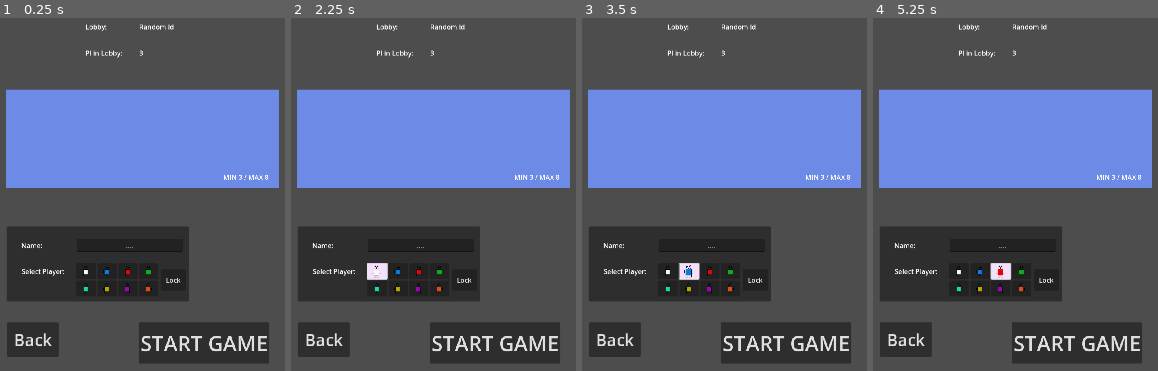
Above: before the commit, frames 1-4 (left to right).
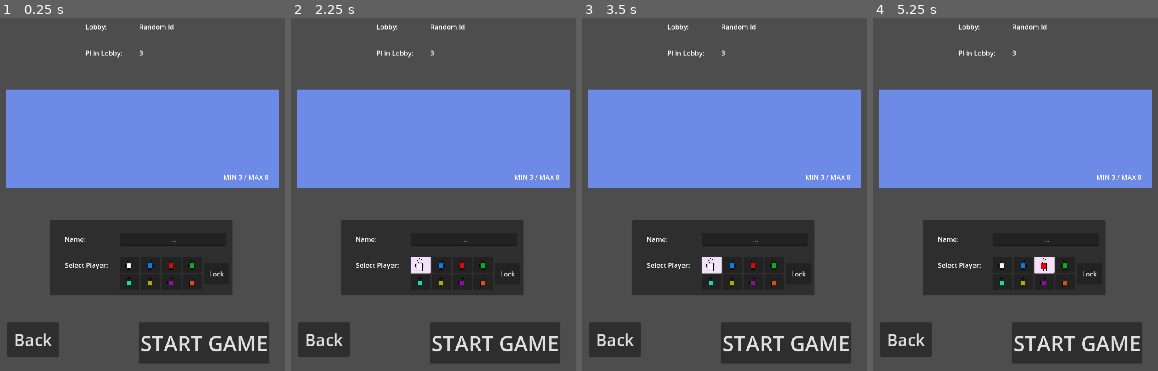
Above: after the commit, the same moments.

Repository: MVour-bz/board2D
Game: Godot game, scene res://scenes/lobby.tscn
Two runs of this game, one before a commit and one after it. Both use one fixed random seed, a clock stepped at 60 frames per second and the inputs below. This scene is started directly instead of the project's main scene.
Inputs (mouse positions are in pixels of both pictures, inside the frame that each line leads up to; where the layout moved, square brackets give the same spot in the first picture):
- Up to frame 1 (0.25 s): no input
- Up to frame 2 (2.25 s): click "START GAME" at 0.5 s; click "START GAME" at 1.25 s; click (419, 265) [376, 272] at 2 s
- Up to frame 3 (3.5 s): click (690, 272) at 2.77 s
- Up to frame 4 (5.25 s): click (1024, 265) at 3.52 s; click (1001, 272) at 4.27 s; click (1044, 265) at 5.02 s

The runs differ from the first frame. In frame 1, 8.7% of the frame differs, in the area x 2-82%, y 57-81%; in frame 2, 9.2%; in frame 3, 9.2%; in frame 4, 9.3%.

Commit message:
visuall update

Diff:
--- a/scenes/lobby.tscn
+++ b/scenes/lobby.tscn
@@ -43,7 +43,7 @@
 text = "3"
 
 [node name="CreatePlayer" parent="." instance=ExtResource("1_4nsor")]
-position = Vector2(568, 570)
+position = Vector2(672, 555)
 
 [node name="LobbyPanel" type="Panel" parent="."]
 offset_left = 567.0
--- a/scenes/main.tscn
+++ b/scenes/main.tscn
@@ -210,7 +210,6 @@
 metadata/_edit_use_anchors_ = true
 
 [node name="TileMapLayer" type="TileMapLayer" parent="CanvasLayer"]
-visible = false
 
 [node name="SideMenu" parent="CanvasLayer" instance=ExtResource("5_snh2g")]
 visible = false
--- a/scenes/play_scene.tscn
+++ b/scenes/play_scene.tscn
@@ -1,7 +1,66 @@
-[gd_scene load_steps=3 format=3 uid="uid://buama3fol0eb6"]
+[gd_scene load_steps=11 format=3 uid="uid://buama3fol0eb6"]
 
 [ext_resource type="PackedScene" uid="uid://d3ev876e5fbof" path="res://scenes/health_board.tscn" id="1_2f02m"]
 [ext_resource type="Script" path="res://scripts/play_scene.gd" id="1_uvvkh"]
+[ext_resource type="Texture2D" uid="uid://7c2bc3a67fv7" path="res://assets/mix_bf_op.png" id="3_8w2fw"]
+
+[sub_resource type="AtlasTexture" id="AtlasTexture_bqq6g"]
+atlas = ExtResource("3_8w2fw")
+region = Rect2(0, 0, 38, 38)
+
+[sub_resource type="AtlasTexture" id="AtlasTexture_bs1hb"]
+atlas = ExtResource("3_8w2fw")
+region = Rect2(38, 0, 38, 38)
+
+[sub_resource type="AtlasTexture" id="AtlasTexture_y0i5t"]
+atlas = ExtResource("3_8w2fw")
+region = Rect2(0, 38, 38, 38)
+
+[sub_resource type="AtlasTexture" id="AtlasTexture_rpdox"]
+atlas = ExtResource("3_8w2fw")
+region = Rect2(38, 38, 38, 38)
+
+[sub_resource type="AtlasTexture" id="AtlasTexture_3hvic"]
+atlas = ExtResource("3_8w2fw")
+region = Rect2(0, 76, 38, 38)
+
+[sub_resource type="SpriteFrames" id="SpriteFrames_dv3dq"]
+animations = [{
+"frames": [{
+"duration": 1.0,
+"texture": SubResource("AtlasTexture_bqq6g")
+}, {
+"duration": 1.0,
+"texture": SubResource("AtlasTexture_bs1hb")
+}, {
+"duration": 1.0,
+"texture": SubResource("AtlasTexture_y0i5t")
+}, {
+"duration": 1.0,
+"texture": SubResource("AtlasTexture_rpdox")
+}, {
+"duration": 1.0,
+"texture": SubResource("AtlasTexture_3hvic")
+}, {
+"duration": 1.0,
+"texture": SubResource("AtlasTexture_rpdox")
+}, {
+"duration": 1.0,
+"texture": SubResource("AtlasTexture_y0i5t")
+}, {
+"duration": 1.0,
+"texture": SubResource("AtlasTexture_bs1hb")
+}],
+"loop": true,
+"name": &"default",
+"speed": 5.0
+}]
+
+[sub_resource type="StyleBoxFlat" id="StyleBoxFlat_myibe"]
+bg_color = Color(0.6, 0.6, 0.6, 0)
+border_width_bottom = 10
+border_color = Color(0.792516, 0.223814, 0.452169, 1)
+border_blend = true
 
 [node name="PlayScene" type="Node2D"]
 script = ExtResource("1_uvvkh")
@@ -45,3 +104,68 @@
 grow_vertical = 2
 horizontal_alignment = 1
 vertical_alignment = 1
+
+[node name="PlayerHud" type="Panel" parent="."]
+custom_minimum_size = Vector2(50, 50)
+offset_left = 361.0
+offset_top = 733.0
+offset_right = 1528.0
+offset_bottom = 990.0
+
+[node name="Panel" type="AnimatedSprite2D" parent="PlayerHud"]
+position = Vector2(136.875, 130.375)
+scale = Vector2(5.26974, 5.55921)
+sprite_frames = SubResource("SpriteFrames_dv3dq")
+autoplay = "default"
+frame_progress = 0.404009
+
+[node name="VBoxContainer" type="VBoxContainer" parent="PlayerHud"]
+clip_contents = true
+layout_mode = 1
+anchors_preset = -1
+anchor_left = 0.239075
+anchor_top = 0.0622568
+anchor_right = 0.718081
+anchor_bottom = 1.11284
+metadata/_edit_use_anchors_ = true
+
+[node name="PlayerName" type="Label" parent="PlayerHud/VBoxContainer"]
+layout_mode = 2
+theme_override_styles/normal = SubResource("StyleBoxFlat_myibe")
+text = "Name"
+
+[node name="PlayerScpecies" type="Label" parent="PlayerHud/VBoxContainer"]
+layout_mode = 2
+theme_override_colors/font_color = Color(0.690196, 0, 0, 1)
+theme_override_styles/normal = SubResource("StyleBoxFlat_myibe")
+text = "Vampire"
+
+[node name="PlayerGoalLabel" type="Label" parent="PlayerHud/VBoxContainer"]
+layout_mode = 2
+theme_override_colors/font_color = Color(0.690196, 0, 0, 1)
+theme_override_styles/normal = SubResource("StyleBoxFlat_myibe")
+text = "Goal
+"
+
+[node name="PlayerGoal" type="Label" parent="PlayerHud/VBoxContainer"]
+layout_mode = 2
+theme_override_colors/font_color = Color(0.690196, 0, 0, 1)
+theme_override_styles/normal = SubResource("StyleBoxFlat_myibe")
+text = "Goal
+"
+
+[node name="PlayerAbilityLabel" type="Label" parent="PlayerHud/VBoxContainer"]
+layout_mode = 2
+theme_override_colors/font_color = Color(0.690196, 0, 0, 1)
+theme_override_styles/normal = SubResource("StyleBoxFlat_myibe")
+text = "Ability
+"
+
+[node name="PlayerAbility" type="Label" parent="PlayerHud/VBoxContainer"]
+layout_mode = 2
+theme_override_colors/font_color = Color(0.690196, 0, 0, 1)
+theme_override_styles/normal = SubResource("StyleBoxFlat_myibe")
+text = "Moisdbjhsd Hkjsdhre HJlkjiudsf huayewer hkcuhslkd bhrsjdn vbwuyegfwj sdkuhsd ushd hgiuasdyjk  vagudowie biwocijwbelkjds hbwiuhf.
+"
+autowrap_mode = 3
+justification_flags = 43
--- a/scenes/question_mark_sprite.tscn
+++ b/scenes/question_mark_sprite.tscn
@@ -1,16 +1,20 @@
-[gd_scene load_steps=14 format=3 uid="uid://bju0vyee4sfvs"]
+[gd_scene load_steps=15 format=3 uid="uid://bju0vyee4sfvs"]
 
 [ext_resource type="Texture2D" uid="uid://c6vg4oagcsokc" path="res://assets/question_mark.png" id="1_krj8b"]
 [ext_resource type="Script" path="res://scripts/question_mark_sprite.gd" id="2_u2x53"]
 [ext_resource type="Texture2D" uid="uid://bitj45m11pwdn" path="res://assets/green.png" id="3_tp5kw"]
 
 [sub_resource type="StyleBoxFlat" id="StyleBoxFlat_scj14"]
+content_margin_left = 30.0
+content_margin_top = 30.0
+content_margin_right = 30.0
+content_margin_bottom = 30.0
 bg_color = Color(0.6, 0.603922, 0.576471, 0)
 border_width_left = 5
 border_width_top = 5
 border_width_right = 5
 border_width_bottom = 5
-border_color = Color(0.8, 0.8, 0.8, 0)
+border_color = Color(0.909804, 0.25098, 0.607843, 0.815686)
 border_blend = true
 
 [sub_resource type="StyleBoxFlat" id="StyleBoxFlat_s48je"]
@@ -74,12 +78,20 @@
 "RESET": SubResource("Animation_1kctv")
 }
 
+[sub_resource type="SceneReplicationConfig" id="SceneReplicationConfig_y6qnv"]
+properties/0/path = NodePath("Panel/QMark/AnimationPlayer:current_animation")
+properties/0/spawn = true
+properties/0/replication_mode = 1
+properties/1/path = NodePath("Panel/QMark:texture_repeat")
+properties/1/spawn = true
+properties/1/replication_mode = 1
+
 [node name="QuestionMarkSprite" type="VBoxContainer"]
 clip_contents = true
 layout_direction = 1
 offset_top = 1.0
-offset_right = 143.0
-offset_bottom = 142.0
+offset_right = 286.0
+offset_bottom = 255.0
 size_flags_horizontal = 3
 size_flags_vertical = 3
 script = ExtResource("2_u2x53")
@@ -104,6 +116,8 @@
 anchors_preset = 15
 anchor_right = 1.0
 anchor_bottom = 1.0
+offset_left = -1.0
+offset_right = -1.0
 offset_bottom = -1.0
 grow_horizontal = 2
 grow_vertical = 2
@@ -114,15 +128,16 @@
 vertical_alignment = 1
 
 [node name="AvatarTxt" type="TextureRect" parent="Panel"]
+visible = false
 layout_mode = 1
 anchors_preset = -1
 anchor_top = 0.214
 anchor_right = 1.0
 anchor_bottom = 1.0
-offset_left = 7.0
-offset_top = -5.174
-offset_right = -3.0
-offset_bottom = 1.0
+offset_left = 35.0
+offset_top = 0.644001
+offset_right = -35.0
+offset_bottom = -10.0
 grow_horizontal = 2
 grow_vertical = 2
 size_flags_vertical = 3
@@ -131,15 +146,15 @@
 stretch_mode = 5
 
 [node name="QMark" type="TextureRect" parent="Panel"]
-visible = false
 layout_mode = 1
 anchors_preset = -1
 anchor_top = 0.19
 anchor_right = 1.0
 anchor_bottom = 0.913
-offset_top = 0.0599976
-offset_right = 1.0
-offset_bottom = -0.0380096
+offset_left = 12.0
+offset_top = 3.74
+offset_right = -11.0
+offset_bottom = 9.09801
 grow_horizontal = 2
 grow_vertical = 2
 size_flags_vertical = 3
@@ -151,3 +166,6 @@
 "": SubResource("AnimationLibrary_p3rvk")
 }
 autoplay = "QMark"
+
+[node name="MultiplayerSynchronizer" type="MultiplayerSynchronizer" parent="."]
+replication_config = SubResource("SceneReplicationConfig_y6qnv")
--- a/scripts/create_player.gd
+++ b/scripts/create_player.gd
@@ -2,13 +2,13 @@
 @onready var name_line: LineEdit = $Panel/NameLine
 
 var color = ""
-var buttons = {}
+#var buttons = {}
 var btn_scene : PackedScene = preload("res://scenes/select_player_icon_button.tscn")
 @onready var panel: Panel = $Panel
 @onready var avatar_container: GridContainer = $Panel/AvatarContainer
 #@onready var avatar_container: FlowContainer = $Panel/AvatarContainer
 
-
+@export var buttons = {}
 
 
 func _ready():
--- a/scripts/lobby.gd
+++ b/scripts/lobby.gd
@@ -23,7 +23,7 @@
 	lobbyId = id
 	lobby_id.text = id
 
-	print("multiplayr is server: ", multiplayer.is_server(), " / ", multiplayer.get_unique_id())
+	print("multiplayer is server: ", multiplayer.is_server(), " / ", multiplayer.get_unique_id())
 	if not multiplayer.is_server():
 		start_game_button.hide()
 
--- a/scripts/main.gd
+++ b/scripts/main.gd
@@ -3,6 +3,7 @@
 @onready var dmg_board_sprite : PackedScene =  preload("res://scenes/player_dmg_board.tscn")
 @onready var multiplayer_controller: MultiplayerController = $CanvasLayer/MultiplayerController
 
+@onready var canvas_layer: CanvasLayer = $CanvasLayer
 
 @onready var main_menu: MainMenu = $CanvasLayer/MainMenu
 
@@ -33,7 +34,8 @@
 
 func _on_start_game(id):
 	play_scene = play_scene_pack.instantiate()
-	add_child(play_scene)
+
+	canvas_layer.add_child(play_scene)
 	main_menu.hide()
 	multiplayer_controller.hide()
 	#create_player.show()
--- a/scripts/question_mark_sprite.gd
+++ b/scripts/question_mark_sprite.gd
@@ -20,17 +20,16 @@
 	if player.name:
 		if player.name != "":
 			set_sprite_name(player.name)
-	print("// TRY UPDATE BORDER // ")
-	print("Active player: " , GameState.active_player.id)
-	print("Player: ", player.id)
 	pl_id = player.id
 	if GameState.active_player.id == player.id:
-		print("mphke")
 		var themeBox : StyleBoxFlat = StyleBoxFlat.new()
-		themeBox.border_color = "#e73da7"
-		panel.theme_override_styles["panel"] = themeBox
+		themeBox.border_color = Color("#e73da7")
+		themeBox.bg_color = Color("#999a9300")
+		themeBox.set_border_width_all(5)
+		themeBox.border_blend = true
+		panel.add_theme_stylebox_override("panel", themeBox)
+		#panel.theme_override_styles["panel"] = themeBox
 		#cccccc
-	print("-- STOP UPDATE BORDER --")
 
 
 func use_texture(color : String):
